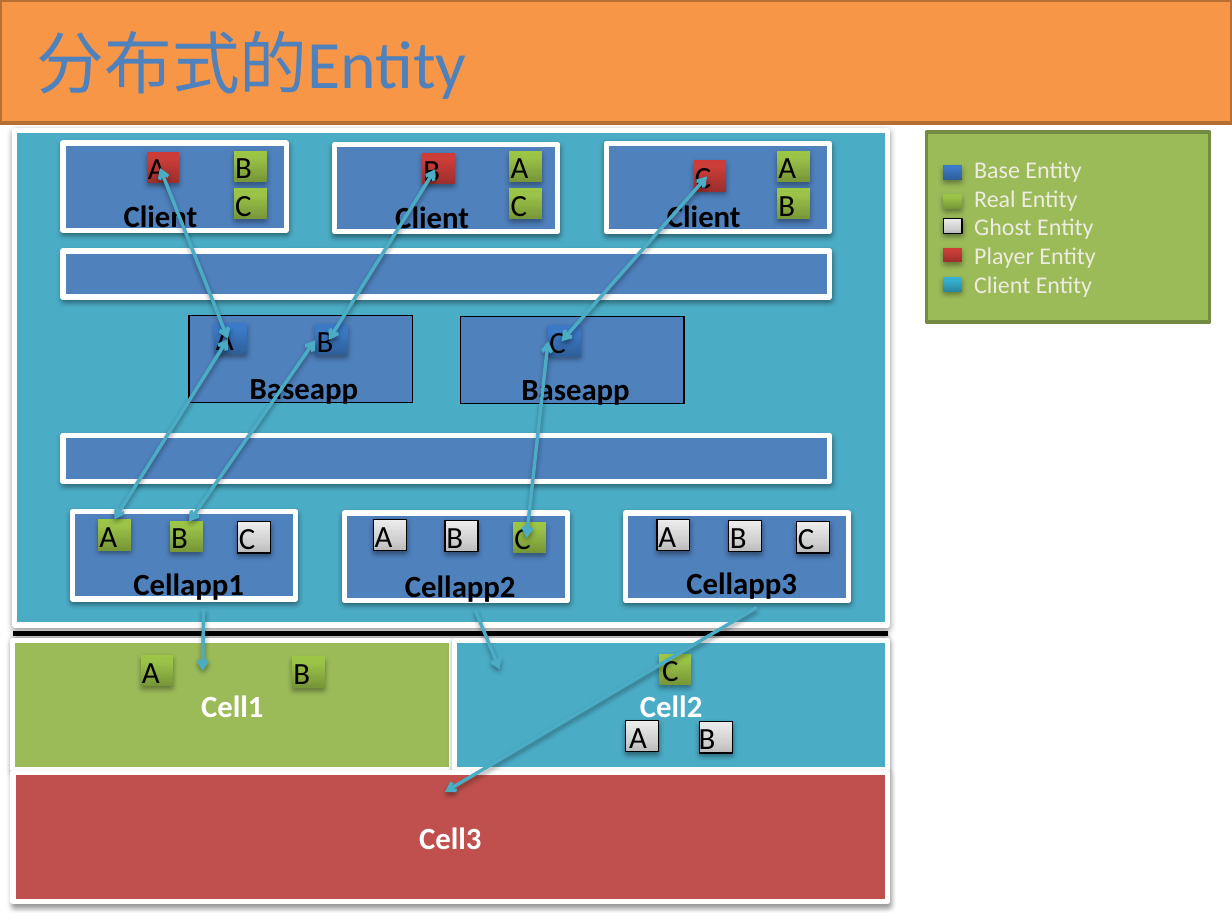
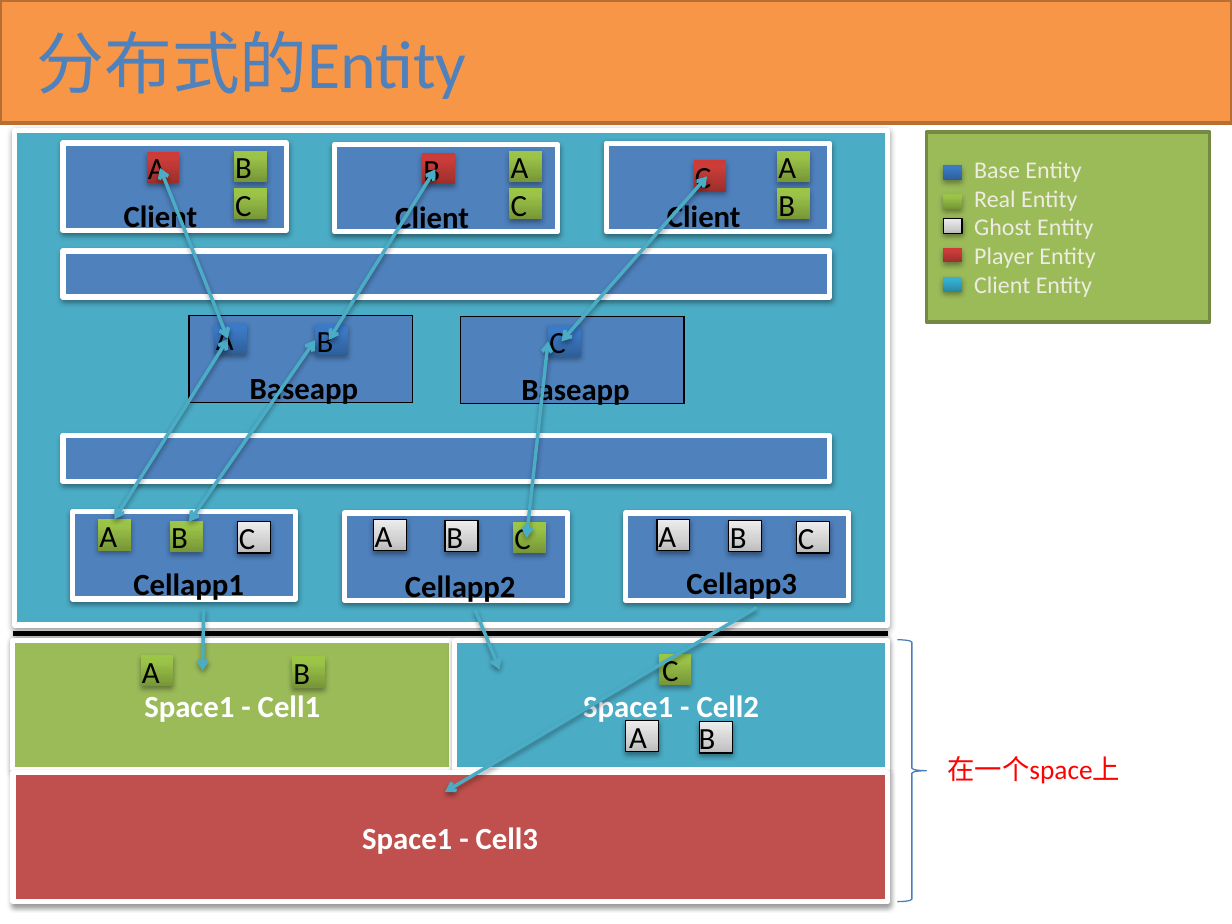
Before and after one commit to kbengine/kbengine_docs, a slide deck: slide 32 of KBEngine技术预览.pptx. Drawn at 1232x924 pixels with LibreOffice and Linux fonts; fonts in the diff are those of the drawing. Boxes give left, top, right and bottom in pixels: in the first picture for what was removed or moved away, otherwise in the second. Text is boxed around its words. In the diff, an @@ line names an element or a change of style, - is before the commit and + after.

Commit message:
up

```diff
--- a/KBEngine技术预览.pptx
+++ b/KBEngine技术预览.pptx
@@ right brace added at [897,639,926,902], outline #4B7EBC 0.75 pt @@
@@ text in rectangle at [144,695,320,722]: text changed @@
-Cell1
+Space1 - Cell1
@@ text in rectangle at [583,691,759,725]: text changed @@
-Cell2
+Space1 - Cell2
@@ text added at [948,756,1121,784], 16 pt, text #FF0000 @@
+在一个space上
@@ text in rectangle at [362,827,538,854]: text changed @@
-Cell3
+Space1 - Cell3
```
Also in this commit, not shown: 19 slides added.
